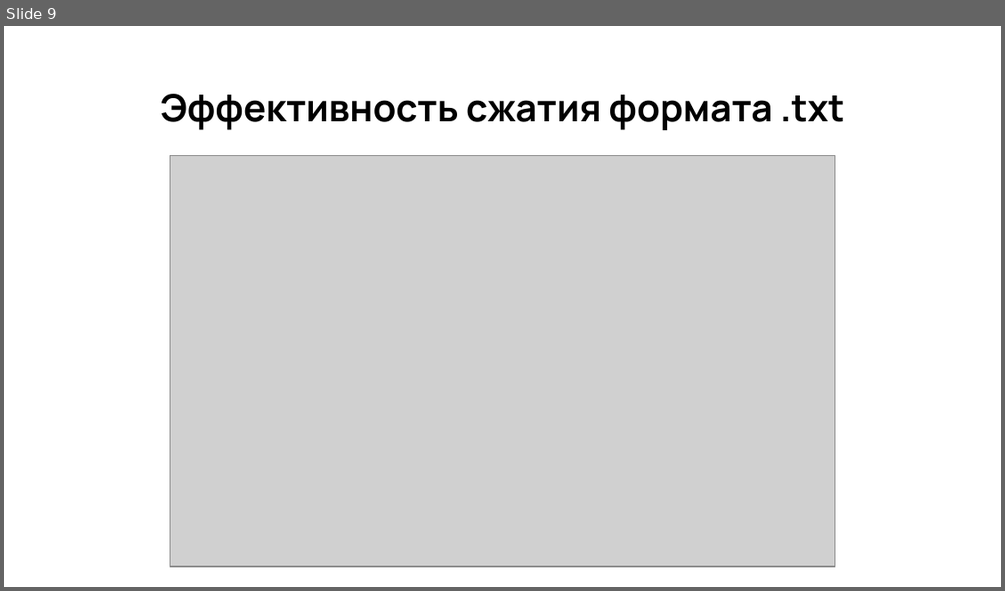
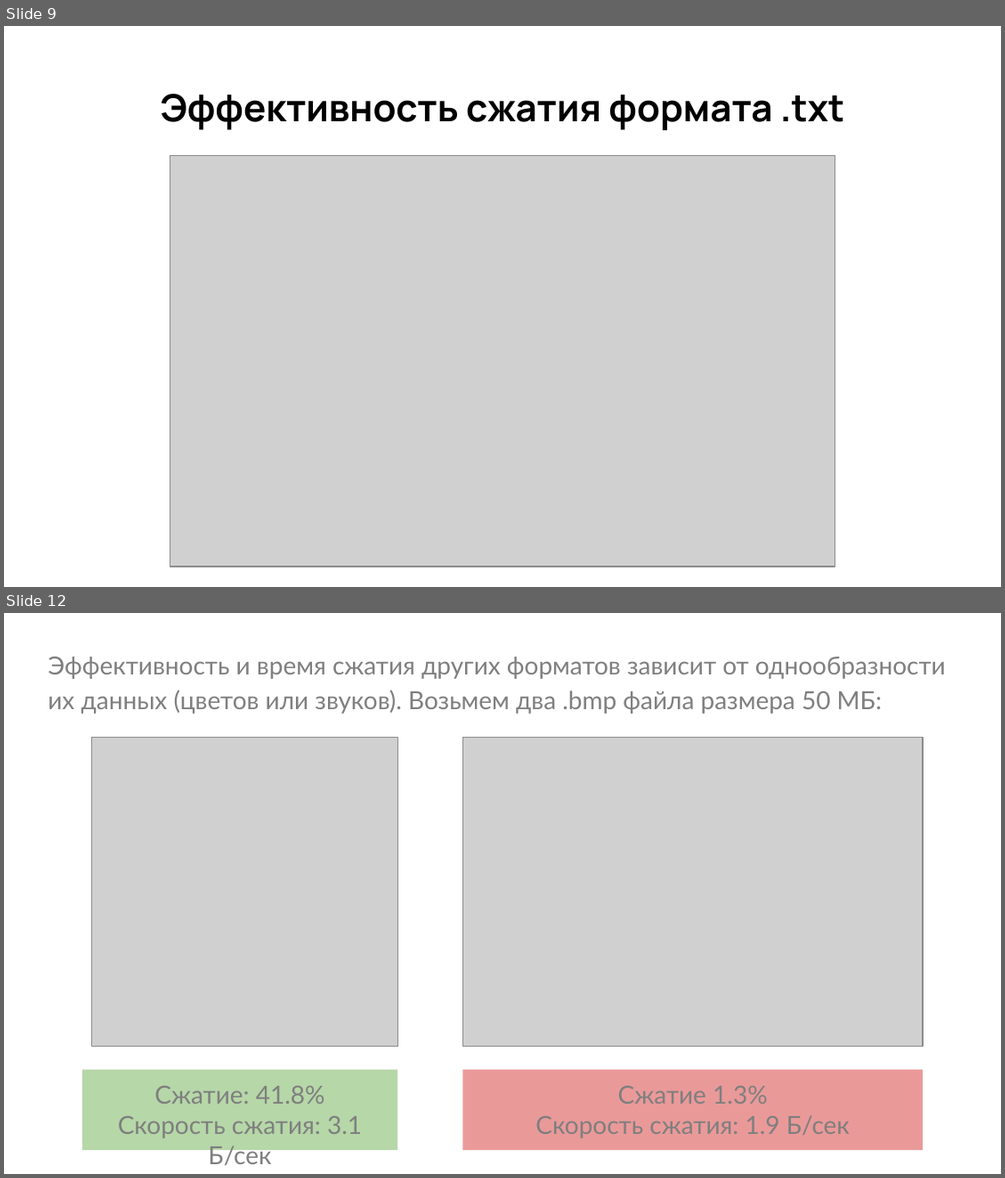
Before and after one commit to KirillDolgov/hse_project_1, a slide deck: Research.pptx. Shown one above the other, each under a label of ours: slide 9 before the commit, slides 9 and 12 after it; the slides between them are not shown. The pictures are 1005x591 and 1005x1178 pixels, drawn with LibreOffice and Linux fonts; fonts in the diff are those of the drawing; grey boxes stand for pictures. Boxes give left, top, right and bottom in pixels: in the first picture for what was removed or moved away, otherwise in the second. Text is boxed around its words. In the diff, an @@ line names an element or a change of style, - is before the commit and + after.

```diff
--- a/Research.pptx
+++ b/Research.pptx
@@ slide 12 added at (x1=4, y1=613, x2=1001, y2=1174), background #FFFFFF @@
@@ text added at (x1=48, y1=657, x2=946, y2=714), 18 pt, text #7F7F7F @@
+Эффективность и время сжатия других форматов зависит от однообразности их данных (цветов или звуков). Возьмем два .bmp файла размера 50 МБ:
@@ picture added at (x1=92, y1=738, x2=397, y2=1046) @@
@@ picture added at (x1=462, y1=738, x2=922, y2=1046) @@
@@ rectangle added at (x1=82, y1=1070, x2=397, y2=1151), fill #B6D7A8, 18 pt, text #7F7F7F @@
+Сжатие: 41.8%
+Скорость сжатия: 3.1 Б/сек
@@ rectangle added at (x1=462, y1=1070, x2=922, y2=1151), fill #EA9999, 18 pt, text #7F7F7F @@
+Сжатие 1.3%
+Скорость сжатия: 1.9 Б/сек
```
Also in this commit, not shown: 4 slides changed, 5 other files.
